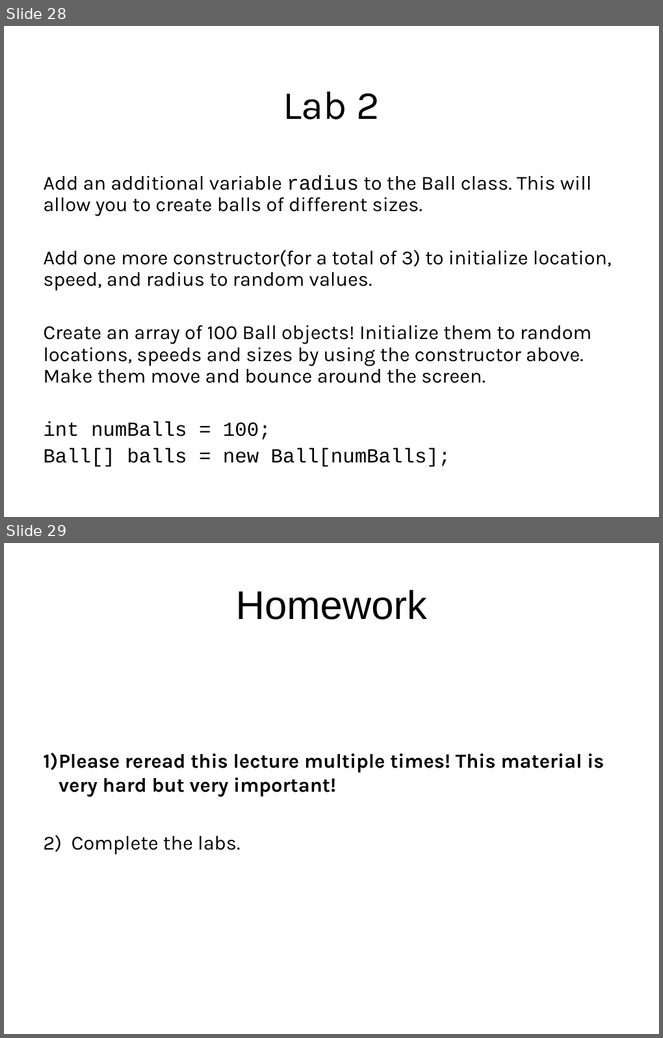
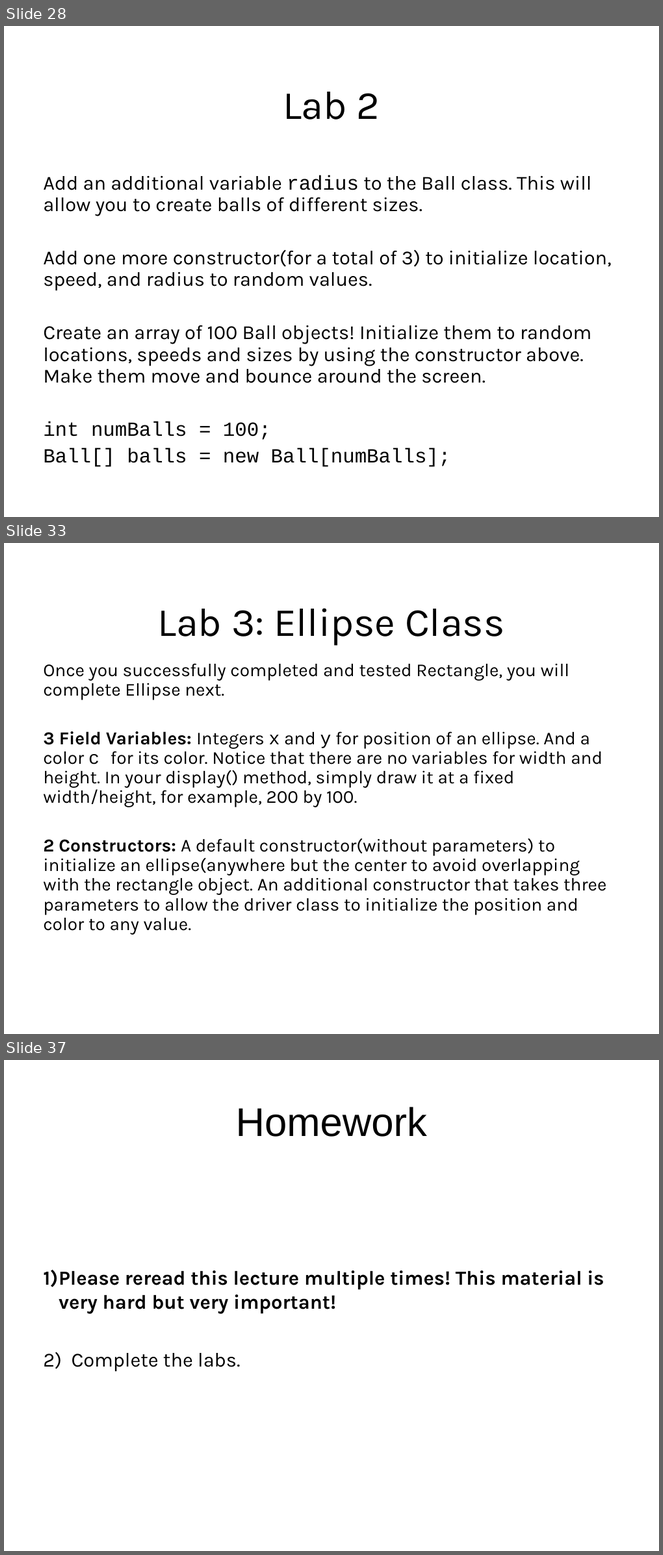
Before and after one commit to LongBaoNguyen/longbaonguyen.github.io, a slide deck: courses/apcsp/lecture11.ppt. Shown one above the other, each under a label of ours: slides 28 and 29 before the commit, slides 28, 33 and 37 after it; the slides between them are not shown. The pictures are 663x1038 and 663x1555 pixels, drawn with LibreOffice and Linux fonts; fonts in the diff are those of the drawing; background and template pictures are left out. Boxes give left, top, right and bottom in pixels: in the first picture for what was removed or moved away, otherwise in the second. Text is boxed around its words. In the diff, an @@ line names an element or a change of style, - is before the commit and + after.

```diff
--- a/courses/apcsp/lecture11.ppt
+++ b/courses/apcsp/lecture11.ppt
@@ slide 33 added at box(4, 543, 659, 1034), background picture (left out) @@
@@ title added at box(157, 608, 505, 646), 44 pt, text #000000 @@
+Lab 3: Ellipse Class
@@ text added at box(43, 663, 607, 935), 20 pt, text #000000 @@
+Once you successfully completed and tested Rectangle, you will complete Ellipse next.
+3 Field Variables: Integers x and y for position of an ellipse. And a color c for its color. Notice that there are no variables for width and height. In your display() method, simply draw it at a fixed width/height, for example, 200 by 100.
+2 Constructors: A default constructor(without parameters) to initialize an ellipse(anywhere but the center to avoid overlapping with the rectangle object. An additional constructor that takes three parameters to allow the driver class to initialize the position and color to any value.
@@ what was slide 29 is now slide 37 @@
```
Also in this commit, not shown: 1 slide changed, 7 other slides added, 5 other files.
